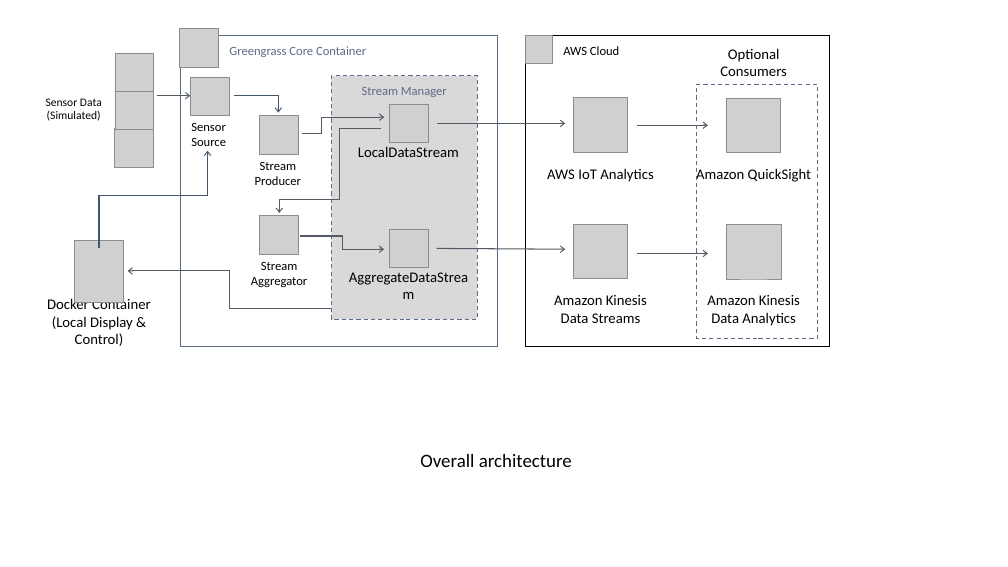
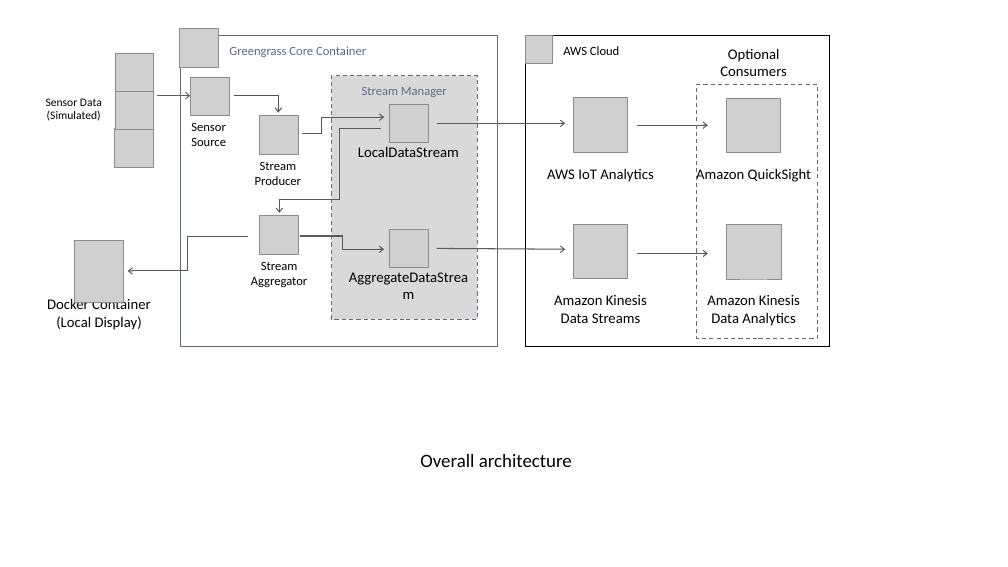
Before and after one commit to awslabs/aws-iot-greengrass-accelerators, a slide deck: slide 4 of accelerators/stream_manager/docs/Master Images.pptx. Drawn at 1008x567 pixels with LibreOffice and Linux fonts; fonts in the diff are those of the drawing; grey boxes stand for pictures. Boxes give left, top, right and bottom in pixels: in the first picture for what was removed or moved away, otherwise in the second. Text is boxed around its words. In the diff, an @@ line names an element or a change of style, - is before the commit and + after.

```diff
--- a/accelerators/stream_manager/docs/Master Images.pptx
+++ b/accelerators/stream_manager/docs/Master Images.pptx
@@ freeform shape removed at (149,151,208,195) @@
@@ freeform shape removed at (99,195,161,248) @@
@@ elbow arrow moved from (331, 309) - (128, 271) to (248, 236) - (128, 271) @@
@@ text at (56,316,142,330): text changed @@
-(Local Display & Control)
+(Local Display)
```
Also in this commit, not shown: 5 other files.
